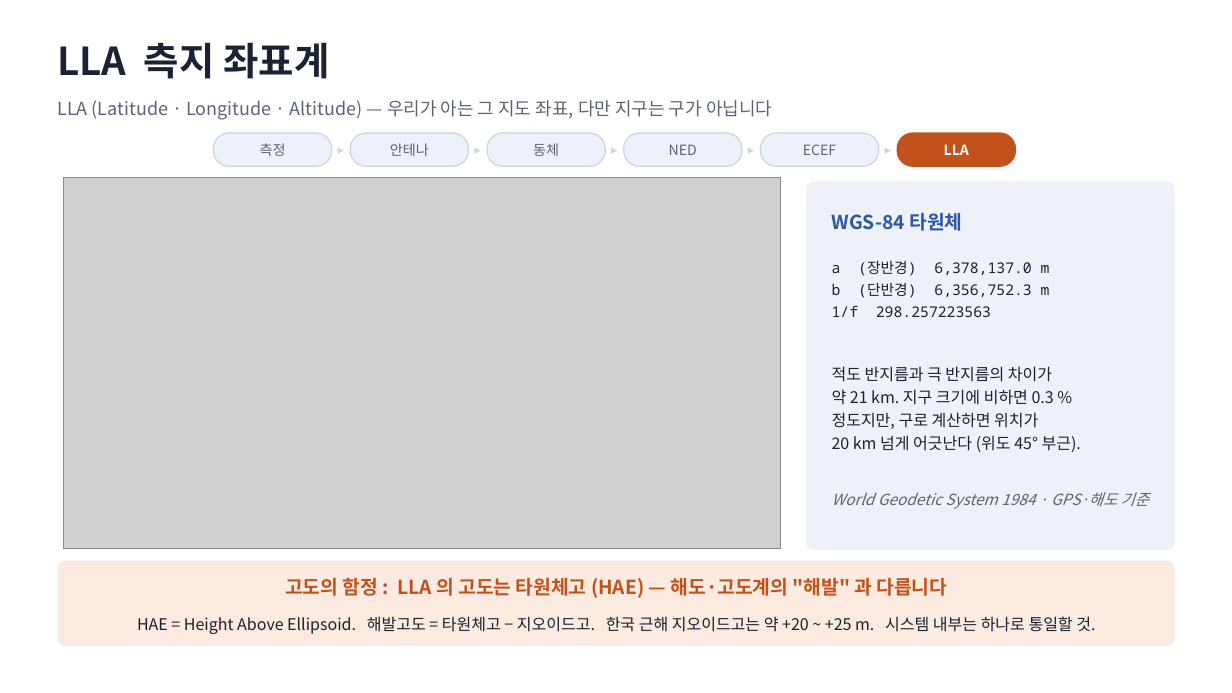
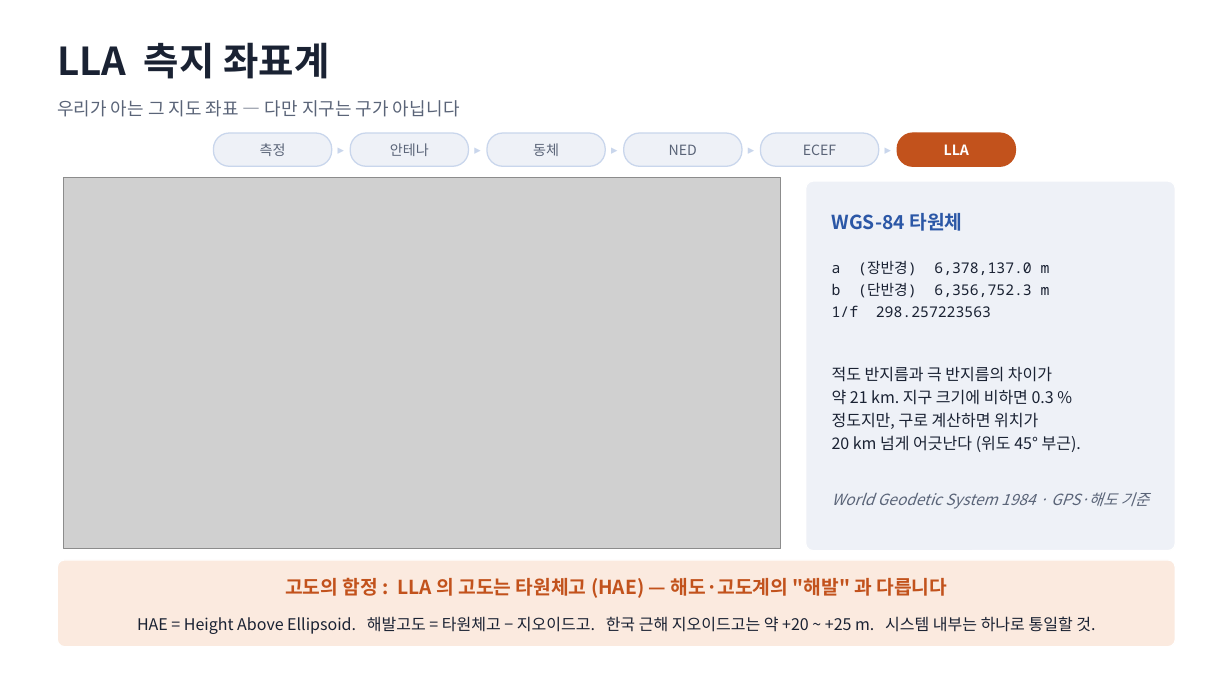
Before and after one commit to harley-hwan/IpcProc, a slide deck: slide 19 of Part2_CoordFrames/ref/산출물/Chapter2_coordinate_systems.pptx. Drawn at 1232x693 pixels with LibreOffice and Linux fonts; fonts in the diff are those of the drawing; grey boxes stand for pictures. Boxes give left, top, right and bottom in pixels: in the first picture for what was removed or moved away, otherwise in the second. Text is boxed around its words. In the diff, an @@ line names an element or a change of style, - is before the commit and + after.

```diff
--- a/Part2_CoordFrames/ref/산출물/Chapter2_coordinate_systems.pptx
+++ b/Part2_CoordFrames/ref/산출물/Chapter2_coordinate_systems.pptx
@@ text at [57,100,460,117]: text changed @@
-LLA (Latitude · Longitude · Altitude) — 우리가 아는 그 지도 좌표, 다만 지구는 구가 아닙니다
+우리가 아는 그 지도 좌표 — 다만 지구는 구가 아닙니다
```
Also in this commit, not shown: 6 other slides changed, 8 other files.
